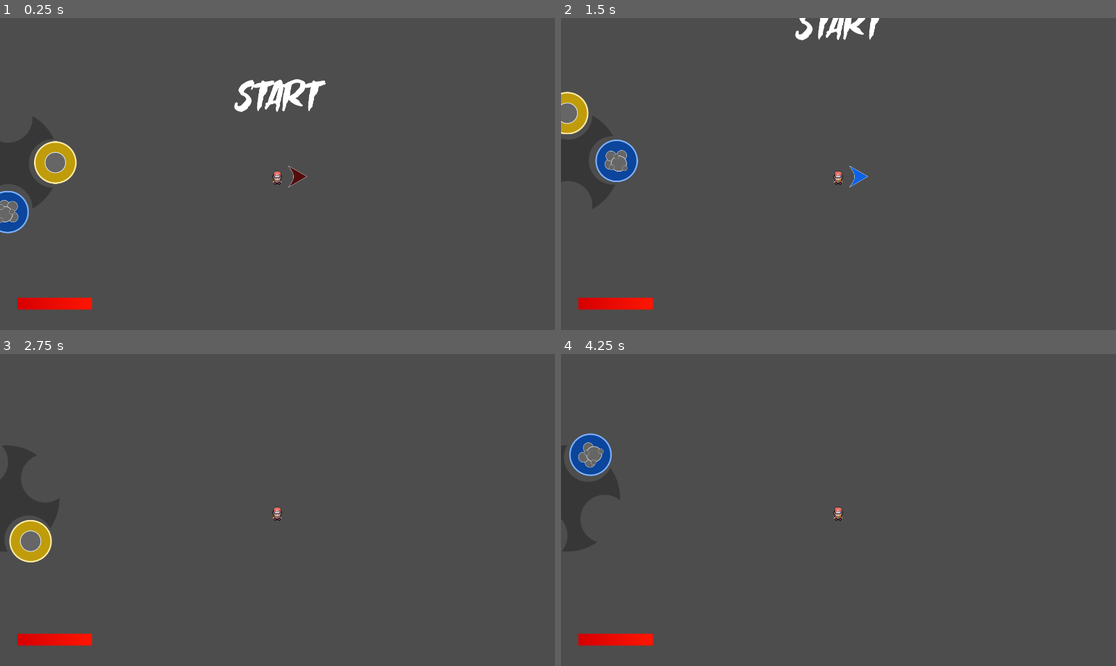
Above: before the commit, frames 1-4 (two rows, left to right).
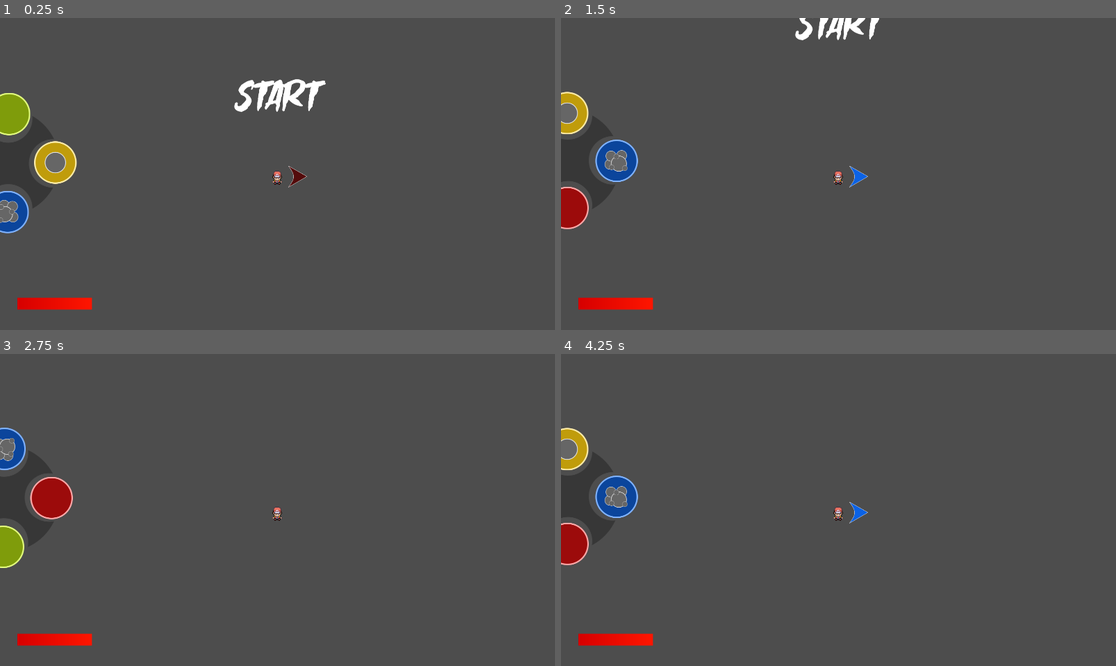
Above: after the commit, the same moments.

Repository: DanX3/ggj2025
Game: Godot game, scene res://scenes/main.tscn
Same seed, same stepped clock (60 frames per second), same inputs: the game is played once before the commit and once after it.
Inputs (mouse positions are in pixels of both pictures, inside the frame that each line leads up to):
- Up to frame 1 (0.25 s): no input
- Up to frame 2 (1.5 s): tap Enter (ui_accept) at 0.5, 0.77 s; move the mouse to (960, 158) at 0.52 s; hold E (gear_right) 0.53-1.28 s; move the mouse to (727, 189) at 1.27 s; hold Down (ui_down) from 1.28 s (still down)
- Up to frame 3 (2.75 s): tap Enter (ui_accept) at 1.52, 2 s; move the mouse to (333, 441) at 2.02 s; release Down (ui_down) at 2.03 s; hold E (gear_right) from 2.03 s (still down)
- Up to frame 4 (4.25 s): move the mouse to (810, 572) at 2.77 s; release E (gear_right) at 2.78 s; hold Up (ui_up) 2.78-3.53 s; tap Enter (ui_accept) at 3.02, 3.5, 3.77 s; move the mouse to (1005, 556) at 3.52 s; hold Q (gear_left) from 3.53 s (still down)

The runs differ from the first frame. In frame 1, 0.6% of the frame differs, in the area x 0-6%, y 24-38%; in frame 2, 0.6%; in frame 3, 2.5%; in frame 4, 2.6%, in the area x 0-56%, y 23-68%.
Error after the commit: Invalid call. Nonexistent function 'set_enabled' in base 'Nil'. (res://scripts/player.gd:36)

Commit message:
Working wave system

Diff:
--- a/project.godot
+++ b/project.godot
@@ -19,7 +19,6 @@
 
 window/size/viewport_width=1920
 window/size/viewport_height=1080
-window/size/mode=3
 
 [filesystem]
 
@@ -64,6 +63,21 @@
 , Object(InputEventKey,"resource_local_to_scene":false,"resource_name":"","device":-1,"window_id":0,"alt_pressed":false …(183 unchanged characters)…
 ]
 }
+card0={
+"deadzone": 0.5,
+"events": [Object(InputEventJoypadButton,"resource_local_to_scene":false,"resource_name":"","device":-1,"button_index":2,"pressure":0.0,"pressed":true,"script":null)
+]
+}
+card1={
+"deadzone": 0.5,
+"events": [Object(InputEventJoypadButton,"resource_local_to_scene":false,"resource_name":"","device":-1,"button_index":3,"pressure":0.0,"pressed":true,"script":null)
+]
+}
+card2={
+"deadzone": 0.5,
+"events": [Object(InputEventJoypadButton,"resource_local_to_scene":false,"resource_name":"","device":-1,"button_index":1,"pressure":0.0,"pressed":true,"script":null)
+]
+}
 
 [layer_names]
 
--- a/scenes/enemy2d.tscn
+++ b/scenes/enemy2d.tscn
@@ -9,7 +9,7 @@
 
 [node name="Enemy" type="CharacterBody2D"]
 collision_layer = 2
-collision_mask = 5
+collision_mask = 4
 script = ExtResource("1_kamnt")
 
 [node name="Sprite2D" type="Sprite2D" parent="."]
--- a/scenes/main.tscn
+++ b/scenes/main.tscn
@@ -9,6 +9,7 @@
 [ext_resource type="PackedScene" uid="uid://kfq1wyc1bdu3" path="res://scenes/bat_cluster.tscn" id="5_b5hyy"]
 [ext_resource type="PackedScene" uid="uid://ny2m4sxckvji" path="res://scenes/enemy2d.tscn" id="5_rbs0i"]
 [ext_resource type="FontFile" uid="uid://c7v0mienpmo3f" path="res://assets/fonts/Ghostphobia.ttf" id="9_1j52s"]
+[ext_resource type="PackedScene" uid="uid://b1kxf84c42cne" path="res://scenes/powerup_menu.tscn" id="10_5e7u3"]
 
 [sub_resource type="Resource" id="Resource_7ninm"]
 script = ExtResource("2_lttwi")
@@ -27,8 +28,18 @@
 
 [sub_resource type="Resource" id="Resource_wej4p"]
 script = ExtResource("4_mt4tn")
-power = 200
+power = 100
 sequence = Array[int]([0, 0, 0, 1])
+
+[sub_resource type="Resource" id="Resource_v0syq"]
+script = ExtResource("4_mt4tn")
+power = 130
+sequence = Array[int]([0, 0, 0, 2])
+
+[sub_resource type="Resource" id="Resource_a4u5m"]
+script = ExtResource("4_mt4tn")
+power = 150
+sequence = Array[int]([0, 0, 0, 0])
 
 [sub_resource type="ShaderMaterial" id="ShaderMaterial_gnym3"]
 
@@ -117,6 +128,129 @@
 "transitions": PackedFloat32Array(1),
 "update": 1,
 "values": [false]
+}
+tracks/7/type = "value"
+tracks/7/imported = false
+tracks/7/enabled = true
+tracks/7/path = NodePath("PowerupMenu:visible")
+tracks/7/interp = 1
+tracks/7/loop_wrap = true
+tracks/7/keys = {
+"times": PackedFloat32Array(0),
+"transitions": PackedFloat32Array(1),
+"update": 1,
+"values": [false]
+}
+
+[sub_resource type="Animation" id="Animation_v77rn"]
+resource_name = "game_over"
+length = 5.0
+tracks/0/type = "value"
+tracks/0/imported = false
+tracks/0/enabled = true
+tracks/0/path = NodePath("CanvasLayer/ColorRect:color")
+tracks/0/interp = 1
+tracks/0/loop_wrap = true
+tracks/0/keys = {
+"times": PackedFloat32Array(0, 2),
+"transitions": PackedFloat32Array(1, 1),
+"update": 0,
+"values": [Color(0.109804, 0.109804, 0.164706, 0), Color(0.109804, 0.109804, 0.164706, 1)]
+}
+tracks/1/type = "value"
+tracks/1/imported = false
+tracks/1/enabled = true
+tracks/1/path = NodePath("CanvasLayer/Control:modulate")
+tracks/1/interp = 1
+tracks/1/loop_wrap = true
+tracks/1/keys = {
+"times": PackedFloat32Array(2.73333, 3.6),
+"transitions": PackedFloat32Array(1, 1),
+"update": 0,
+"values": [Color(1, 0.43, 0.43, 0), Color(1, 0.2, 0.2, 1)]
+}
+tracks/2/type = "value"
+tracks/2/imported = false
+tracks/2/enabled = true
+tracks/2/path = NodePath(".:canRestart")
+tracks/2/interp = 1
+tracks/2/loop_wrap = true
+tracks/2/keys = {
+"times": PackedFloat32Array(3.63333),
+"transitions": PackedFloat32Array(1),
+"update": 1,
+"values": [true]
+}
+
+[sub_resource type="Animation" id="Animation_tg6ri"]
+resource_name = "show_powerup"
+tracks/0/type = "value"
+tracks/0/imported = false
+tracks/0/enabled = true
+tracks/0/path = NodePath("PowerupMenu:visible")
+tracks/0/interp = 1
+tracks/0/loop_wrap = true
+tracks/0/keys = {
+"times": PackedFloat32Array(0),
+"transitions": PackedFloat32Array(1),
+"update": 1,
+"values": [true]
+}
+tracks/1/type = "method"
+tracks/1/imported = false
+tracks/1/enabled = true
+tracks/1/path = NodePath("PowerupMenu")
+tracks/1/interp = 1
+tracks/1/loop_wrap = true
+tracks/1/keys = {
+"times": PackedFloat32Array(0),
+"transitions": PackedFloat32Array(1),
+"values": [{
+"args": [],
+"method": &"show_powerups"
+}]
+}
+
+[sub_resource type="Animation" id="Animation_brvru"]
+resource_name = "wave_finished"
+length = 2.0
+tracks/0/type = "value"
+tracks/0/imported = false
+tracks/0/enabled = true
+tracks/0/path = NodePath("Camera2D:position")
+tracks/0/interp = 1
+tracks/0/loop_wrap = true
+tracks/0/keys = {
+"times": PackedFloat32Array(0, 1.56667),
+"transitions": PackedFloat32Array(-2, 1),
+"update": 0,
+"values": [Vector2(0, -9), Vector2(0, -1763)]
+}
+tracks/1/type = "value"
+tracks/1/imported = false
+tracks/1/enabled = true
+tracks/1/path = NodePath("Camera2D:zoom")
+tracks/1/interp = 1
+tracks/1/loop_wrap = true
+tracks/1/keys = {
+"times": PackedFloat32Array(0, 1.56667),
+"transitions": PackedFloat32Array(-2, 1),
+"update": 0,
+"values": [Vector2(1, 1), Vector2(0.585, 0.585)]
+}
+tracks/2/type = "method"
+tracks/2/imported = false
+tracks/2/enabled = true
+tracks/2/path = NodePath(".")
+tracks/2/interp = 1
+tracks/2/loop_wrap = true
+tracks/2/keys = {
+"times": PackedFloat32Array(2),
+"transitions": PackedFloat32Array(1),
+"values": [{
+"args": [],
+"method": &"show_powerup"
+}]
 }
 
 [sub_resource type="Animation" id="Animation_bp44a"]
@@ -173,92 +307,11 @@
 }]
 }
 
-[sub_resource type="Animation" id="Animation_brvru"]
-resource_name = "wave_finished"
-length = 2.0
-tracks/0/type = "value"
-tracks/0/imported = false
-tracks/0/enabled = true
-tracks/0/path = NodePath("Camera2D:position")
-tracks/0/interp = 1
-tracks/0/loop_wrap = true
-tracks/0/keys = {
-"times": PackedFloat32Array(0, 1.56667),
-"transitions": PackedFloat32Array(-2, 1),
-"update": 0,
-"values": [Vector2(0, -9), Vector2(0, -1763)]
-}
-tracks/1/type = "value"
-tracks/1/imported = false
-tracks/1/enabled = true
-tracks/1/path = NodePath("Camera2D:zoom")
-tracks/1/interp = 1
-tracks/1/loop_wrap = true
-tracks/1/keys = {
-"times": PackedFloat32Array(0, 1.56667),
-"transitions": PackedFloat32Array(-2, 1),
-"update": 0,
-"values": [Vector2(1, 1), Vector2(0.585, 0.585)]
-}
-tracks/2/type = "method"
-tracks/2/imported = false
-tracks/2/enabled = true
-tracks/2/path = NodePath(".")
-tracks/2/interp = 1
-tracks/2/loop_wrap = true
-tracks/2/keys = {
-"times": PackedFloat32Array(2),
-"transitions": PackedFloat32Array(1),
-"values": [{
-"args": [],
-"method": &"show_powerup"
-}]
-}
-
-[sub_resource type="Animation" id="Animation_v77rn"]
-resource_name = "game_over"
-length = 5.0
-tracks/0/type = "value"
-tracks/0/imported = false
-tracks/0/enabled = true
-tracks/0/path = NodePath("CanvasLayer/ColorRect:color")
-tracks/0/interp = 1
-tracks/0/loop_wrap = true
-tracks/0/keys = {
-"times": PackedFloat32Array(0, 2),
-"transitions": PackedFloat32Array(1, 1),
-"update": 0,
-"values": [Color(0.109804, 0.109804, 0.164706, 0), Color(0.109804, 0.109804, 0.164706, 1)]
-}
-tracks/1/type = "value"
-tracks/1/imported = false
-tracks/1/enabled = true
-tracks/1/path = NodePath("CanvasLayer/Control:modulate")
-tracks/1/interp = 1
-tracks/1/loop_wrap = true
-tracks/1/keys = {
-"times": PackedFloat32Array(2.73333, 3.6),
-"transitions": PackedFloat32Array(1, 1),
-"update": 0,
-"values": [Color(1, 0.43, 0.43, 0), Color(1, 0.2, 0.2, 1)]
-}
-tracks/2/type = "value"
-tracks/2/imported = false
-tracks/2/enabled = true
-tracks/2/path = NodePath(".:canRestart")
-tracks/2/interp = 1
-tracks/2/loop_wrap = true
-tracks/2/keys = {
-"times": PackedFloat32Array(3.63333),
-"transitions": PackedFloat32Array(1),
-"update": 1,
-"values": [true]
-}
-
 [sub_resource type="AnimationLibrary" id="AnimationLibrary_ycc88"]
 _data = {
 "RESET": SubResource("Animation_os6mn"),
 "game_over": SubResource("Animation_v77rn"),
+"show_powerup": SubResource("Animation_tg6ri"),
 "wave_finished": SubResource("Animation_brvru"),
 "wave_start": SubResource("Animation_bp44a")
 }
@@ -266,7 +319,7 @@
 [node name="GameScene" type="Node2D"]
 script = ExtResource("1_rq8oc")
 Enemies = Array[ExtResource("2_lttwi")]([SubResource("Resource_7ninm"), SubResource("Resource_vp6wx"), SubResource("Resource_xvwlh")])
-Waves = Array[ExtResource("4_mt4tn")]([SubResource("Resource_wej4p")])
+Waves = Array[ExtResource("4_mt4tn")]([SubResource("Resource_wej4p"), SubResource("Resource_v0syq"), SubResource("Resource_a4u5m")])
 
 [node name="Player" parent="." instance=ExtResource("2_n4jtl")]
 
@@ -277,6 +330,7 @@
 rects = Array[Rect2]([Rect2(-1200, -600, 100, 1200), Rect2(1200, -600, 100, 1200), Rect2(-1000, 700, 2000, 100), Rect2(-1000, -800, 2000, 100)])
 
 [node name="Timer" type="Timer" parent="."]
+wait_time = 2.0
 
 [node name="Camera2D" type="Camera2D" parent="."]
 position = Vector2(0, -9)
@@ -351,5 +405,8 @@
 "": SubResource("AnimationLibrary_ycc88")
 }
 
+[node name="PowerupMenu" parent="." instance=ExtResource("10_5e7u3")]
+
 [connection signal="game_over" from="Player" to="." method="_on_player_game_over"]
 [connection signal="timeout" from="Timer" to="." method="_on_timer_timeout"]
+[connection signal="done" from="PowerupMenu" to="." method="_on_powerup_menu_done"]
--- a/scenes/player.tscn
+++ b/scenes/player.tscn
@@ -61,7 +61,7 @@
 [sub_resource type="CircleShape2D" id="CircleShape2D_6prma"]
 radius = 40.7922
 
-[node name="Player" type="Node2D"]
+[node name="Player" type="Node2D" groups=["player"]]
 script = ExtResource("1_jkvq8")
 
 [node name="AnimatedSprite2D" type="AnimatedSprite2D" parent="."]
@@ -81,9 +81,9 @@
 
 [node name="WeaponGear" parent="." instance=ExtResource("4_6dx4j")]
 
+[node name="WeaponBase" parent="." instance=ExtResource("4_vs1db")]
+
 [node name="WeaponRay" parent="." instance=ExtResource("4_kxpih")]
-
-[node name="WeaponBase" parent="." instance=ExtResource("4_vs1db")]
 
 [node name="Hitbox" type="Area2D" parent="."]
 collision_layer = 4
--- /dev/null
+++ b/scenes/powerup_card.tscn
@@ -0,0 +1,23 @@
+[gd_scene load_steps=3 format=3 uid="uid://ctrnxcpq8w8hj"]
+
+[ext_resource type="Script" path="res://scripts/powerup_card.gd" id="1_krc04"]
+[ext_resource type="FontFile" uid="uid://cdx3p6e36w3q0" path="res://assets/fonts/Heavitas.ttf" id="2_m5cu5"]
+
+[node name="PowerupCard" type="Panel"]
+custom_minimum_size = Vector2(400, 300)
+offset_right = 300.0
+offset_bottom = 200.0
+script = ExtResource("1_krc04")
+
+[node name="Description" type="Label" parent="."]
+layout_mode = 1
+offset_left = 23.0
+offset_top = 31.0
+offset_right = 366.0
+offset_bottom = 269.0
+theme_override_fonts/font = ExtResource("2_m5cu5")
+theme_override_font_sizes/font_size = 32
+text = "Descrizione della carta"
+horizontal_alignment = 1
+vertical_alignment = 1
+autowrap_mode = 2
--- /dev/null
+++ b/scenes/powerup_cards/PiuCrescitaGonfiabile.tscn
@@ -0,0 +1,10 @@
+[gd_scene load_steps=3 format=3 uid="uid://dv7cpu7xabvkh"]
+
+[ext_resource type="PackedScene" uid="uid://ctrnxcpq8w8hj" path="res://scenes/powerup_card.tscn" id="1_qsbhg"]
+[ext_resource type="Script" path="res://scenes/powerup_cards/piu_crescita_gonfiabile.gd" id="2_f7kp2"]
+
+[node name="PiuCrescitaGonfiabile" instance=ExtResource("1_qsbhg")]
+script = ExtResource("2_f7kp2")
+
+[node name="Description" parent="." index="0"]
+text = "+10% crescita gonfiabile"
--- /dev/null
+++ b/scenes/powerup_cards/menocooldowngonfiabile.gd
@@ -0,0 +1,6 @@
+extends PowerupCard
+
+
+func apply_card(player: Player):
+	var weapon = player.get_weapon(0)
+	weapon.mult_cooldown(0.9)
--- /dev/null
+++ b/scenes/powerup_cards/menocooldowngonfiabile.tscn
@@ -0,0 +1,10 @@
+[gd_scene load_steps=3 format=3 uid="uid://db20aa8x310tw"]
+
+[ext_resource type="PackedScene" uid="uid://ctrnxcpq8w8hj" path="res://scenes/powerup_card.tscn" id="1_2tccf"]
+[ext_resource type="Script" path="res://scenes/powerup_cards/menocooldowngonfiabile.gd" id="2_7rxgd"]
+
+[node name="MenoCDGOnfiabile" instance=ExtResource("1_2tccf")]
+script = ExtResource("2_7rxgd")
+
+[node name="Description" parent="." index="0"]
+text = "-10% cooldown bolla gonfiabile"
--- /dev/null
+++ b/scenes/powerup_cards/piu_crescita_gonfiabile.gd
@@ -0,0 +1,5 @@
+extends PowerupCard
+
+
+func apply_card(player: Player):
+	pass
--- /dev/null
+++ b/scenes/powerup_cards/piudannogonfiabile.tscn
@@ -0,0 +1,10 @@
+[gd_scene load_steps=3 format=3 uid="uid://dg3qqc0twkwpp"]
+
+[ext_resource type="PackedScene" uid="uid://ctrnxcpq8w8hj" path="res://scenes/powerup_card.tscn" id="1_ys4yv"]
+[ext_resource type="Script" path="res://scripts/powerups/bollagonfiabilepiudanno.gd" id="2_m2m0k"]
+
+[node name="Piudannogonfiabile" instance=ExtResource("1_ys4yv")]
+script = ExtResource("2_m2m0k")
+
+[node name="Description" parent="." index="0"]
+text = "+20% danno della bolla gonfiabile"
--- /dev/null
+++ b/scenes/powerup_menu.tscn
@@ -0,0 +1,103 @@
+[gd_scene load_steps=11 format=3 uid="uid://b1kxf84c42cne"]
+
+[ext_resource type="Script" path="res://scripts/powerup_menu.gd" id="1_rlmnk"]
+[ext_resource type="PackedScene" uid="uid://db20aa8x310tw" path="res://scenes/powerup_cards/menocooldowngonfiabile.tscn" id="2_7tiue"]
+[ext_resource type="PackedScene" uid="uid://dv7cpu7xabvkh" path="res://scenes/powerup_cards/PiuCrescitaGonfiabile.tscn" id="3_tak64"]
+[ext_resource type="PackedScene" uid="uid://dg3qqc0twkwpp" path="res://scenes/powerup_cards/piudannogonfiabile.tscn" id="4_ialex"]
+[ext_resource type="Texture2D" uid="uid://dgjfsillemx23" path="res://assets/T_X_X_Color_Casual.png" id="5_mnvsr"]
+[ext_resource type="Texture2D" uid="uid://bju28pqfjxy5r" path="res://assets/T_X_Y_Color_Casual.png" id="6_7lww6"]
+[ext_resource type="Texture2D" uid="uid://dhed5fcubep3n" path="res://assets/T_X_B_Color_Casual.png" id="7_jvm7d"]
+
+[sub_resource type="Animation" id="Animation_2stkd"]
+resource_name = "done"
+tracks/0/type = "value"
+tracks/0/imported = false
+tracks/0/enabled = true
+tracks/0/path = NodePath(".:visible")
+tracks/0/interp = 1
+tracks/0/loop_wrap = true
+tracks/0/keys = {
+"times": PackedFloat32Array(0),
+"transitions": PackedFloat32Array(1),
+"update": 1,
+"values": [false]
+}
+
+[sub_resource type="Animation" id="Animation_yjscr"]
+length = 0.001
+tracks/0/type = "value"
+tracks/0/imported = false
+tracks/0/enabled = true
+tracks/0/path = NodePath(".:visible")
+tracks/0/interp = 1
+tracks/0/loop_wrap = true
+tracks/0/keys = {
+"times": PackedFloat32Array(0),
+"transitions": PackedFloat32Array(1),
+"update": 1,
+"values": [false]
+}
+
+[sub_resource type="AnimationLibrary" id="AnimationLibrary_7b445"]
+_data = {
+"RESET": SubResource("Animation_yjscr"),
+"done": SubResource("Animation_2stkd")
+}
+
+[node name="PowerupMenu" type="Control"]
+visible = false
+layout_mode = 3
+anchors_preset = 15
+anchor_right = 1.0
+anchor_bottom = 1.0
+grow_horizontal = 2
+grow_vertical = 2
+script = ExtResource("1_rlmnk")
+powerups = Array[PackedScene]([ExtResource("2_7tiue"), ExtResource("3_tak64"), ExtResource("4_ialex")])
+
+[node name="HBoxContainer" type="HBoxContainer" parent="."]
+layout_mode = 1
+anchors_preset = 8
+anchor_left = 0.5
+anchor_top = 0.5
+anchor_right = 0.5
+anchor_bottom = 0.5
+offset_left = -720.0
+offset_top = -219.0
+offset_right = 720.0
+offset_bottom = 81.0
+grow_horizontal = 2
+grow_vertical = 2
+theme_override_constants/separation = 120
+
+[node name="HBoxContainer2" type="HBoxContainer" parent="."]
+layout_mode = 1
+anchors_preset = 8
+anchor_left = 0.5
+anchor_top = 0.5
+anchor_right = 0.5
+anchor_bottom = 0.5
+offset_left = -577.0
+offset_top = 146.0
+offset_right = 577.0
+offset_bottom = 274.0
+grow_horizontal = 2
+grow_vertical = 2
+theme_override_constants/separation = 385
+
+[node name="TXXColorCasual" type="TextureRect" parent="HBoxContainer2"]
+layout_mode = 2
+texture = ExtResource("5_mnvsr")
+
+[node name="TXYColorCasual" type="TextureRect" parent="HBoxContainer2"]
+layout_mode = 2
+texture = ExtResource("6_7lww6")
+
+[node name="TXBColorCasual" type="TextureRect" parent="HBoxContainer2"]
+layout_mode = 2
+texture = ExtResource("7_jvm7d")
+
+[node name="AnimationPlayer" type="AnimationPlayer" parent="."]
+libraries = {
+"": SubResource("AnimationLibrary_7b445")
+}
--- a/scenes/weapon_gear.tscn
+++ b/scenes/weapon_gear.tscn
@@ -96,7 +96,6 @@
 prevIcon = NodePath("../base")
 
 [node name="cluster" parent="CanvasLayer/WeaponGear" node_paths=PackedStringArray("nextIcon", "prevIcon") instance=ExtResource("3_cad2r")]
-visible = false
 layout_mode = 0
 offset_left = 92.0
 offset_top = -65.0
@@ -107,7 +106,6 @@
 prevIcon = NodePath("../ray")
 
 [node name="wall" parent="CanvasLayer/WeaponGear" node_paths=PackedStringArray("nextIcon", "prevIcon") instance=ExtResource("3_cad2r")]
-visible = false
 layout_mode = 0
 offset_left = 261.0
 offset_top = 103.0
--- a/scripts/inflatable_bubble.gd
+++ b/scripts/inflatable_bubble.gd
@@ -2,14 +2,17 @@
 
 @onready var spawnTime = Time.get_ticks_msec()
 const InitialSize := Vector2(303, 303)
-const GrowPerSec = 10000
+var GrowPerSec = 10000
 var canGrow = true
-var size = 100
+var size := 100
 var wasMoving = false;
 
 # Called when the node enters the scene tree for the first time.
 func _ready() -> void:
 	_set_size(size)
+
+func mult_growth(mult: float):
+	GrowPerSec *= mult
 
 # Called every frame. 'delta' is the elapsed time since the previous frame.
 func _process(delta: float) -> void:
@@ -32,8 +35,8 @@
 
 func _on_body_entered(body: Node) -> void:
 	var explosionCircle = $ExplosionArea/CollisionShape2D.shape as CircleShape2D
-	explosionCircle.radius = 1.25 * ($CollisionShape2D.shape as CircleShape2D).radius
-	$Explosion.scale = 1.25 * $Sprite2D.scale
+	explosionCircle.radius = 1.5 * ($CollisionShape2D.shape as CircleShape2D).radius
+	$Explosion.scale = 1.5 * $Sprite2D.scale
 	$AnimationPlayer.play("explode")
 
 
@@ -42,4 +45,4 @@
 		return
 
 	var enemy = body as Enemy
-	enemy.take_damage(10)
+	enemy.take_damage(sqrt(size / 50))
--- a/scripts/main.gd
+++ b/scripts/main.gd
@@ -19,6 +19,7 @@
 	$AnimationPlayer.play("wave_start")
 
 func wave_start():
+	$Player.heal()
 	$Timer.start()
 	spawnIndex = 0
 	wavePowerLeft = Waves[waveIndex].power
@@ -44,6 +45,7 @@
 	enemiesLeft -= 1
 	if enemiesLeft == 0:
 		print("wave finished")
+		$AnimationPlayer.play("show_powerup")
 
 
 func show_powerup():
@@ -56,3 +58,13 @@
 func _unhandled_input(event: InputEvent) -> void:
 	if canRestart and Input.is_action_just_pressed("trigger"):
 		get_tree().change_scene_to_file("res://scenes/main.tscn")
+
+
+func _on_powerup_menu_done() -> void:
+	waveIndex += 1
+	if waveIndex >= Waves.size():
+		print("You win!!")
+		get_tree().quit()
+		return
+
+	wave_start()
--- a/scripts/player.gd
+++ b/scripts/player.gd
@@ -1,11 +1,12 @@
-extends Node2D
+class_name Player extends Node2D
 
 signal game_over
 
 @onready var weaponGear := $WeaponGear
 @onready var lifeBar = $CanvasLayer/LifeBar
 var weapon: Weapon = null
-@onready var life = 100
+var max_life = 100
+@onready var life = max_life
 @onready var alive = true
 
 # Called when the node enters the scene tree for the first time.
@@ -46,3 +47,14 @@
 	if life <= 0 and alive:
 		alive = false
 		emit_signal("game_over")
+
+func get_weapon(index: int) -> Weapon:
+	match index:
+		0: return $WeaponBase
+		1: return $WeaponRay
+
+	assert(false)
+	return null
+
+func heal():
+	life = max_life
--- /dev/null
+++ b/scripts/powerup_card.gd
@@ -0,0 +1,5 @@
+class_name PowerupCard extends Panel
+
+
+func apply_card(player: Player):
+	pass
--- /dev/null
+++ b/scripts/powerup_menu.gd
@@ -0,0 +1,36 @@
+extends Control
+
+signal done
+
+@export var powerups : Array[PackedScene]
+@onready var menu = $HBoxContainer
+
+func show_powerups():
+	var ids = range(powerups.size())
+	ids.shuffle()
+	for i in range(3):
+		print(ids[i])
+		var card = powerups[ids[i]].instantiate()
+		menu.add_child(card)
+
+func _unhandled_input(event: InputEvent) -> void:
+	if menu.get_child_count() == 0:
+		return
+
+	var player = get_tree().get_first_node_in_group("player")
+	if Input.is_action_just_pressed("card0"):
+		menu.get_child(0).apply_card(player)
+		_clear_powerups()
+	if Input.is_action_just_pressed("card1"):
+		menu.get_child(1).apply_card(player)
+		_clear_powerups()
+	if Input.is_action_just_pressed("card2"):
+		menu.get_child(2).apply_card(player)
+		_clear_powerups()
+
+func _clear_powerups():
+	for child in menu.get_children():
+		menu.remove_child(child)
+		child.queue_free()
+	$AnimationPlayer.play("done")
+	emit_signal("done")
--- /dev/null
+++ b/scripts/powerups/bollagonfiabilepiudanno.gd
@@ -0,0 +1,6 @@
+extends PowerupCard
+
+
+func apply_card(player: Player):
+	var damage = player.get_weapon(0).damage
+	player.get_weapon(0).damage = int(1.2 * damage)
--- a/scripts/weapon_base.gd
+++ b/scripts/weapon_base.gd
@@ -5,8 +5,9 @@
 @onready var spawn = $ArrowPivot/Arrow/SpawnPoint
 var bubble: RigidBody2D = null
 var arrowDir := Vector2.ZERO
-const ShootForce = 1000
-
+var ShootForce = 1000
+@export var damage = 10
+var multiplierGrowth := 1.0
 
 func _physics_process(delta: float) -> void:
 	arrowDir = Vector2(Input.get_axis("move_left", "move_right"),
@@ -23,6 +24,7 @@
 
 	if Input.is_action_just_pressed("trigger"):
 		bubble = Utils.spawn_child(spawn.global_position, get_parent(), bubbleScene)
+		bubble.mult_growth(multiplierGrowth)
 
 	if Input.is_action_just_released("trigger") and bubble != null:
 
@@ -37,3 +39,9 @@
 	if bubble != null:
 		bubble.queue_free()
 		bubble = null
+
+func mult_cooldown(multiplier: float):
+	$Cooldown.duration = multiplier * $Cooldown.duration
+
+func mult_growth(multiplier: float):
+	multiplierGrowth += multiplier
Binary file added: assets/T_X_A_Color_Casual.png
Not shown, added: assets/T_X_A_Color_Casual.png.import
Binary file added: assets/T_X_B_Color_Casual.png
Not shown, added: assets/T_X_B_Color_Casual.png.import
Binary file added: assets/T_X_X_Color_Casual.png
Not shown, added: assets/T_X_X_Color_Casual.png.import
Binary file added: assets/T_X_Y_Color_Casual.png
Not shown, added: assets/T_X_Y_Color_Casual.png.import
Not shown: 1 places in scenes/main.tscn that only renumber resources
